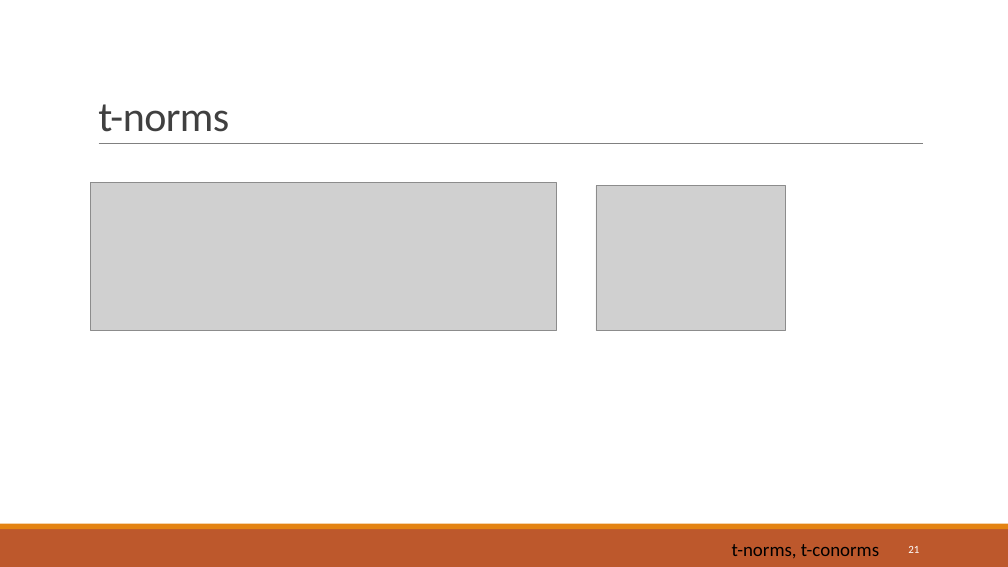
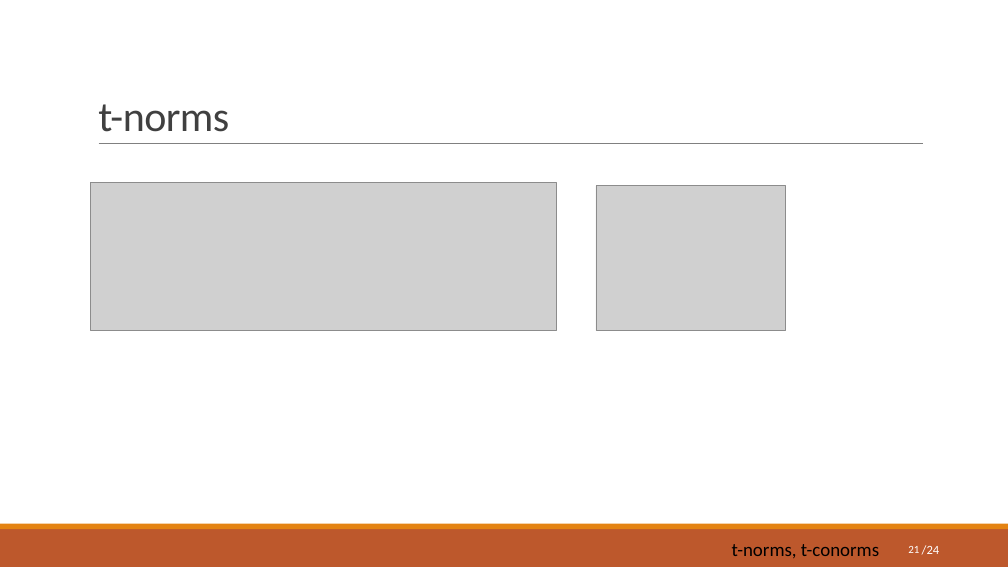
Before and after one commit to skj0108/seminar, a slide deck: slide 21 of 퍼지집합의 연산.pptx. Drawn at 1008x567 pixels with LibreOffice and Linux fonts; fonts in the diff are those of the drawing; grey boxes stand for pictures. Boxes give left, top, right and bottom in pixels: in the first picture for what was removed or moved away, otherwise in the second. Text is boxed around its words. In the diff, an @@ line names an element or a change of style, - is before the commit and + after.

```diff
--- a/퍼지집합의 연산.pptx
+++ b/퍼지집합의 연산.pptx
@@ text added at [922, 545, 940, 554], 12 pt, text #FFFFFF @@
+/24
```
Also in this commit, not shown: 23 other slides changed.
